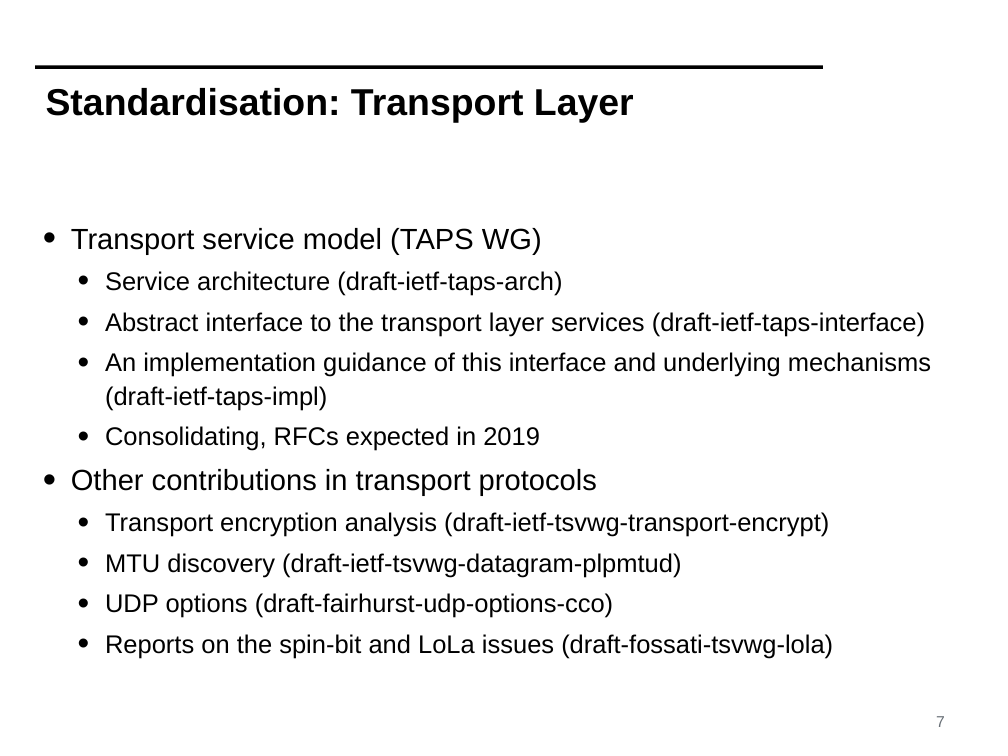
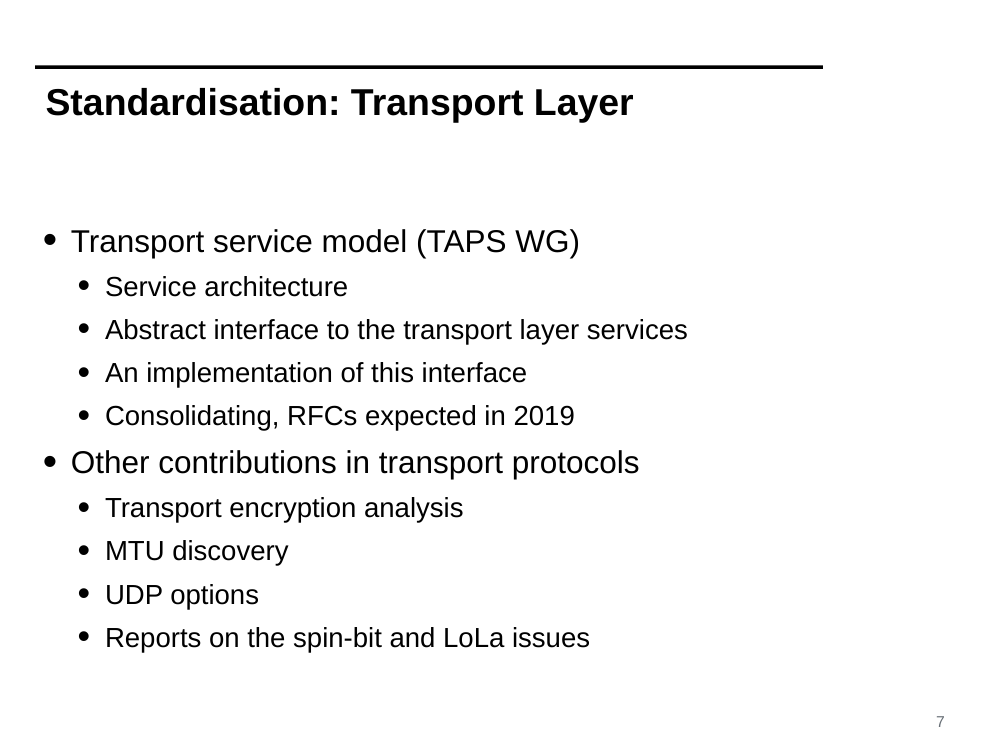
Before and after one commit to mami-project/roadshows, a slide deck: slide 7 of review3-brussels/WP4-ReviewFinal.pptx. Drawn at 1008x756 pixels with LibreOffice and Linux fonts; fonts in the diff are those of the drawing; background and template pictures are left out. Boxes give left, top, right and bottom in pixels: in the first picture for what was removed or moved away, otherwise in the second. Text is boxed around its words. In the diff, an @@ line names an element or a change of style, - is before the commit and + after.

```diff
--- a/review3-brussels/WP4-ReviewFinal.pptx
+++ b/review3-brussels/WP4-ReviewFinal.pptx
@@ text at (x1=71, y1=229, x2=640, y2=479): size 29.6 to 32 pt in "Transport service model (TAPS WG)", "Other contributions in transport protocols"; size 25.9 to 28 pt in "Consolidating, RFCs expected in 2019" @@
@@ text at (x1=105, y1=276, x2=688, y2=388): text changed; size 25.9 to 28 pt @@
-  • Service architecture (draft-ietf-taps-arch)
-  • Abstract interface to the transport layer services (draft-ietf-taps-interface)
-  • An implementation guidance of this interface and underlying mechanisms (draft-ietf-taps-impl)
+  • Service architecture
+  • Abstract interface to the transport layer services
+  • An implementation of this interface
@@ text at (x1=105, y1=497, x2=590, y2=653): text changed; size 25.9 to 28 pt @@
-  • Transport encryption analysis (draft-ietf-tsvwg-transport-encrypt)
-  • MTU discovery (draft-ietf-tsvwg-datagram-plpmtud)
-  • UDP options (draft-fairhurst-udp-options-cco)
-  • Reports on the spin-bit and LoLa issues (draft-fossati-tsvwg-lola)
+  • Transport encryption analysis
+  • MTU discovery
+  • UDP options
+  • Reports on the spin-bit and LoLa issues
```
Also in this commit, not shown: 10 other slides changed.
